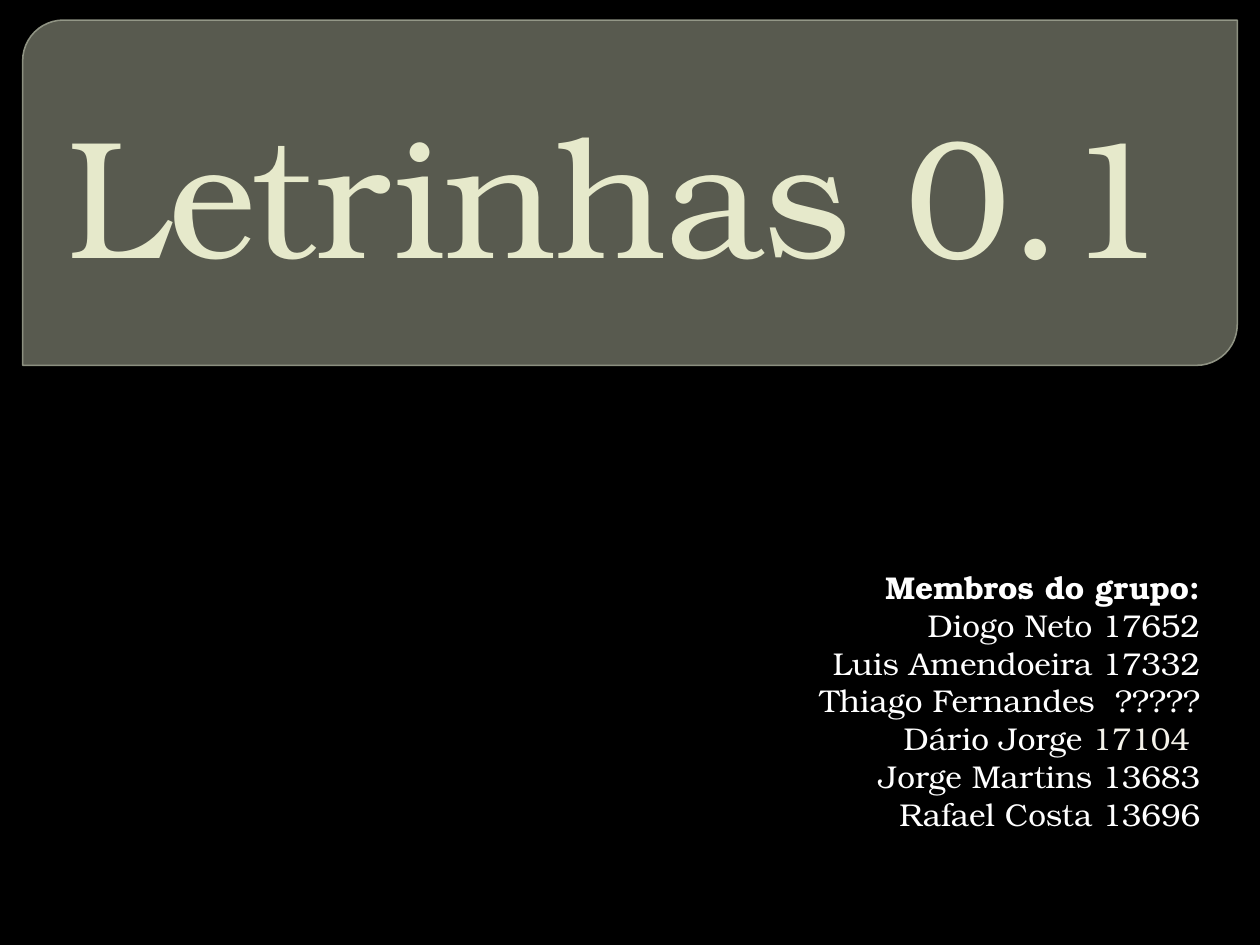
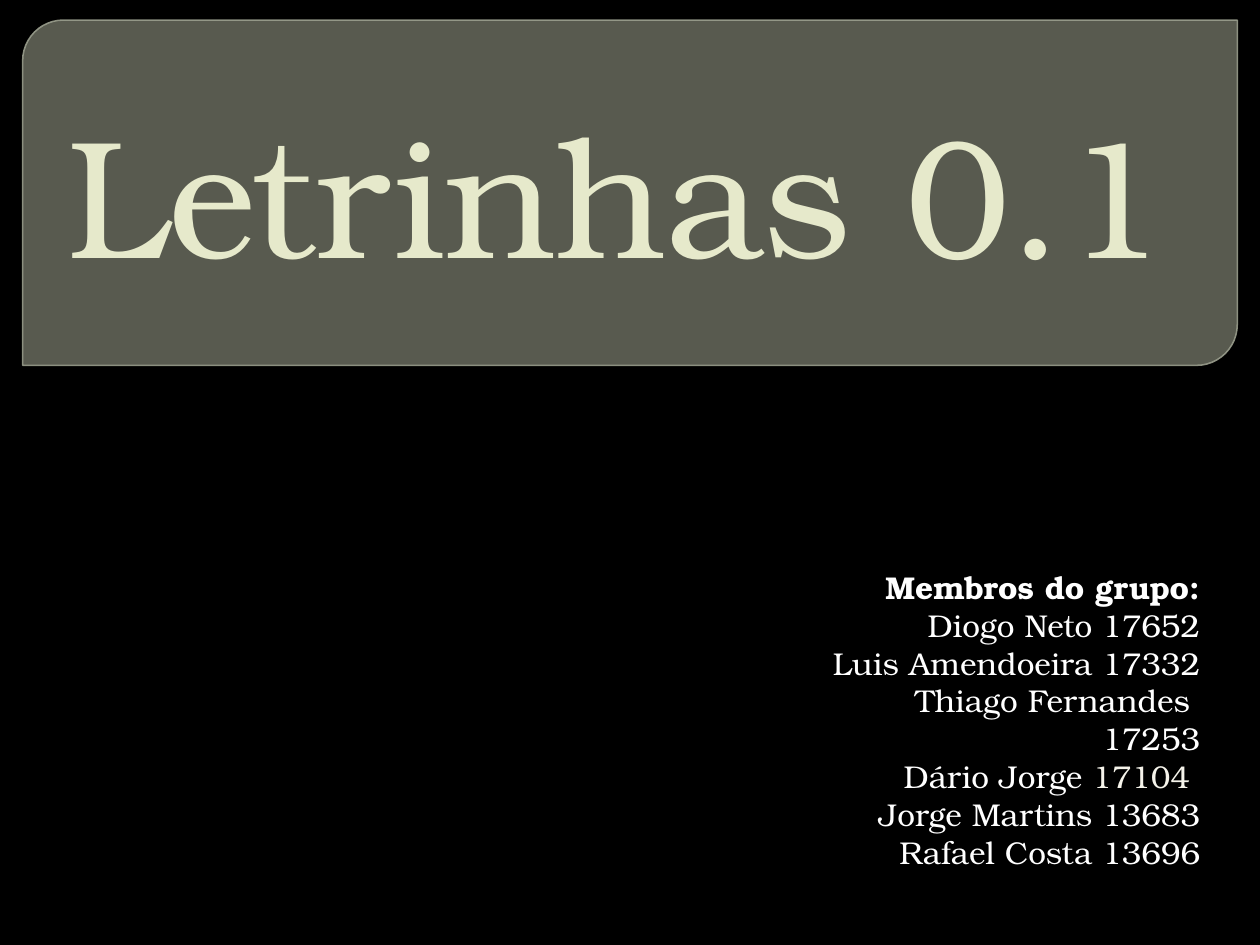
Before and after one commit to iptomar/letrinhas, a slide deck: slide 1 of Letrinhas 0.pptx. Drawn at 1260x945 pixels with LibreOffice and Linux fonts; fonts in the diff are those of the drawing; background and template pictures are left out. Boxes give left, top, right and bottom in pixels: in the first picture for what was removed or moved away, otherwise in the second. Text is boxed around its words. In the diff, an @@ line names an element or a change of style, - is before the commit and + after.

Commit message:
actualizar o numero de aluno

```diff
--- a/Letrinhas 0.pptx
+++ b/Letrinhas 0.pptx
@@ subtitle at [915,689,1200,751]: text changed @@
-Thiago Fernandes ?????
+Thiago Fernandes 17253
```
